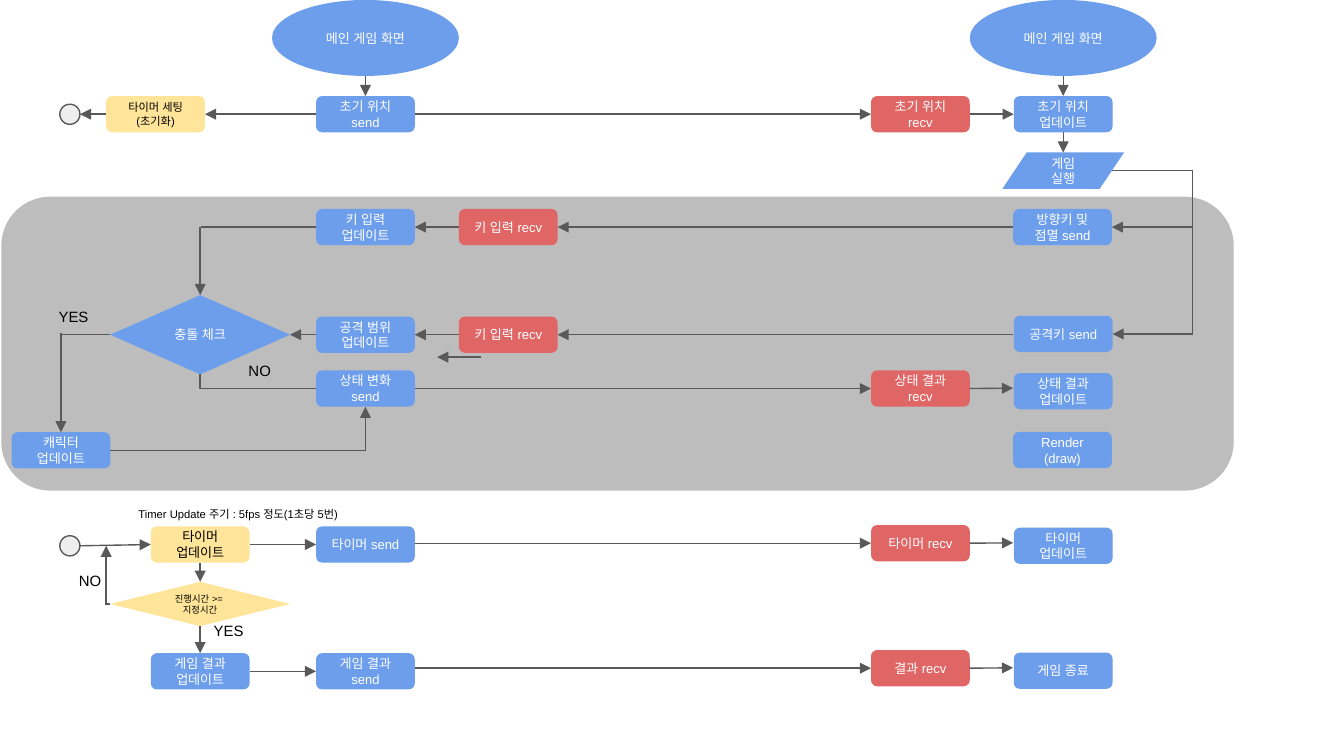
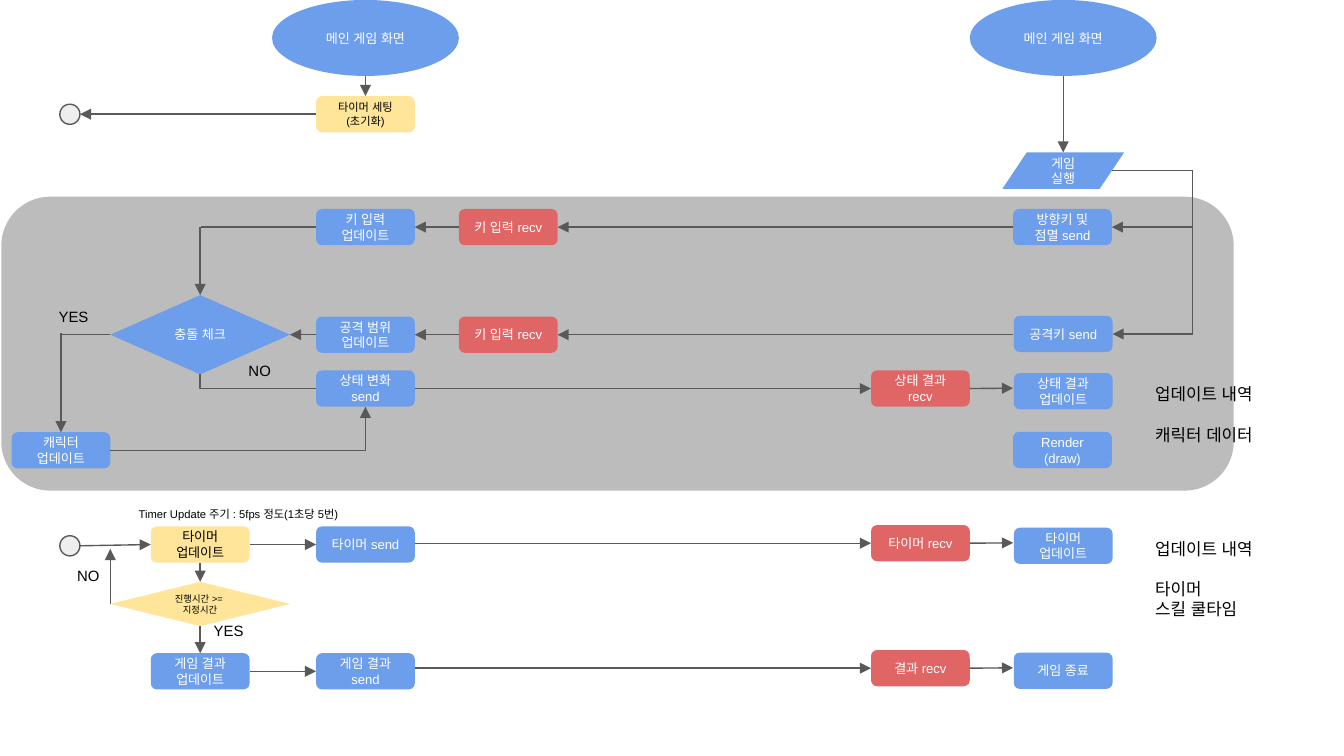
Before and after one commit to haein0303/NetWorkGame_Final_Term, a slide deck: slide 3 of Document/하이레벨 + 스레드.pptx. Drawn at 1344x756 pixels with LibreOffice and Linux fonts; fonts in the diff are those of the drawing. Boxes give left, top, right and bottom in pixels: in the first picture for what was removed or moved away, otherwise in the second. Text is boxed around its words. In the diff, an @@ line names an element or a change of style, - is before the commit and + after.

```diff
--- a/Document/하이레벨 + 스레드.pptx
+++ b/Document/하이레벨 + 스레드.pptx
@@ arrow moved from (1063, 132) - (1063, 152) to (1063, 75) - (1063, 153) @@
@@ arrow removed from (1063, 75) to (1063, 95) @@
@@ arrow moved from (316, 114) - (204, 114) to (316, 114) - (79, 114) @@
@@ arrow removed from (106, 114) to (79, 114) @@
@@ rounded rectangle "타이머 세팅(초기화)": place and size @@
-rounded rectangle "타이머 세팅(초기화)" at (106,95,204,132)
+rounded rectangle "타이머 세팅(초기화)" at (316,95,414,132)
@@ rounded rectangle removed at (316,95,414,132) @@
-초기 위치 send
@@ arrow removed from (415, 114) to (871, 114) @@
@@ rounded rectangle removed at (871,95,969,132) @@
-초기 위치 recv
@@ arrow removed from (970, 114) to (1013, 114) @@
@@ rounded rectangle removed at (1013,95,1111,132) @@
-초기 위치 업데이트
@@ rounded rectangle at (1,196,1234,491): fill #BDBDBD to #BCBCBC; proportions changed @@
@@ arrow removed from (481, 358) to (437, 358) @@
@@ text added at (1155,383,1253,446), 9 pt, text #000000 @@
+업데이트 내역
+캐릭터 데이터
@@ text "NO": place and size @@
-text "NO" at (79,575,101,586)
+text "NO" at (77,570,99,581)
@@ arrow moved from (106, 605) - (106, 546) to (110, 603) - (110, 550) @@
@@ text added at (1155,581,1237,617), 9 pt, text #000000 @@
+업데이트 내역
+타이머
+스킬 쿨타임
@@ line removed from (110, 603) to (106, 603) @@
```
Also in this commit, not shown: 2 other slides changed.
